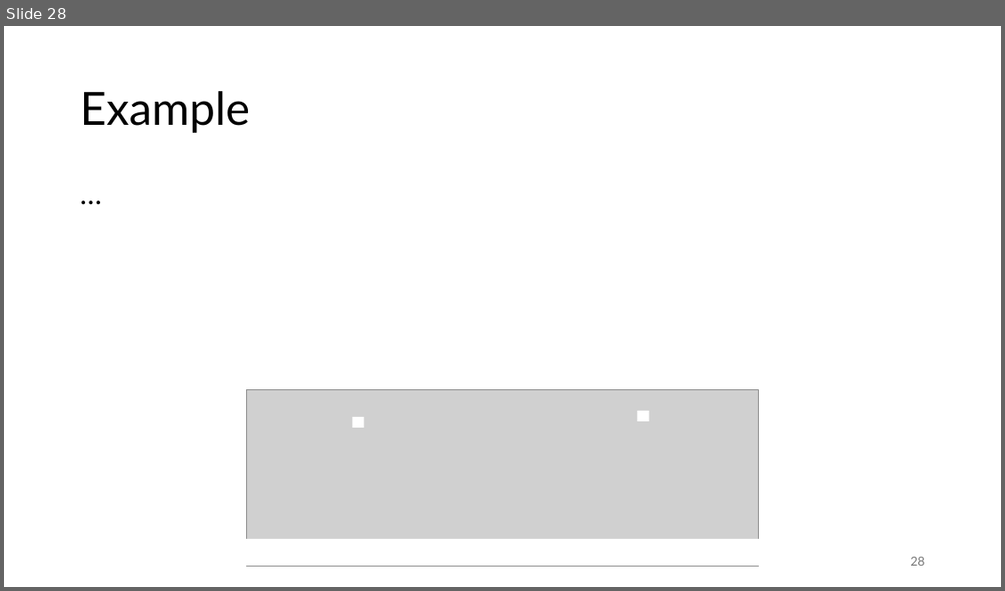
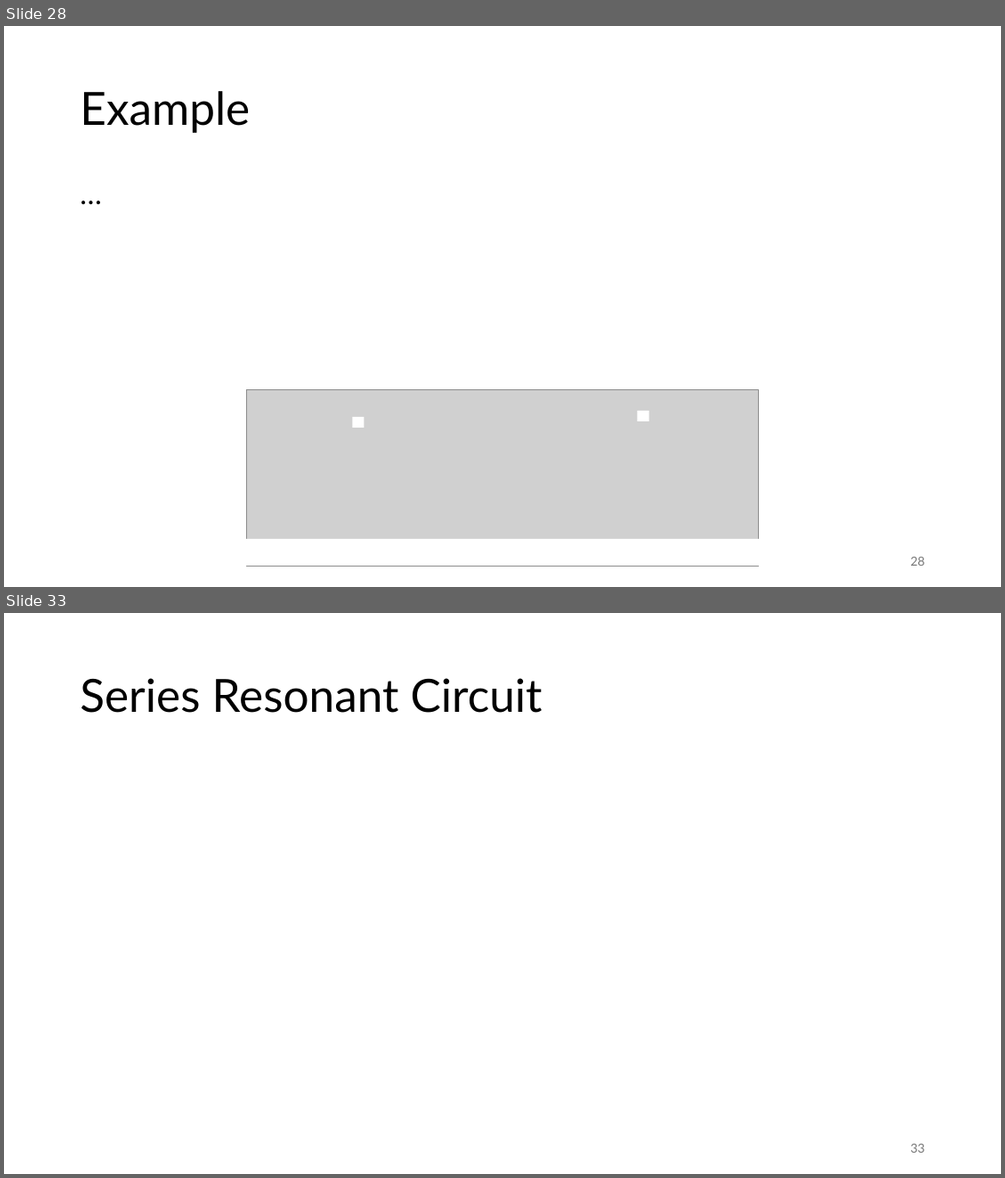
Before and after one commit to FelixWick/intro_electrical_eng, a slide deck: 4_ACtech.pptx. Shown one above the other, each under a label of ours: slide 28 before the commit, slides 28 and 33 after it; the slides between them are not shown. The pictures are 1005x591 and 1005x1178 pixels, drawn with LibreOffice and Linux fonts; fonts in the diff are those of the drawing; grey boxes stand for pictures. Boxes give left, top, right and bottom in pixels: in the first picture for what was removed or moved away, otherwise in the second. Text is boxed around its words. In the diff, an @@ line names an element or a change of style, - is before the commit and + after.

```diff
--- a/4_ACtech.pptx
+++ b/4_ACtech.pptx
@@ slide 33 added at [4, 613, 1001, 1174], background #FFFFFF @@
@@ title added at [80, 678, 542, 713], 44 pt, text #000000 @@
+Series Resonant Circuit
@@ page number added at [910, 1143, 924, 1152], 12 pt, text #797979 @@
+33
```
Also in this commit, not shown: 1 slide changed, 5 other slides added.
